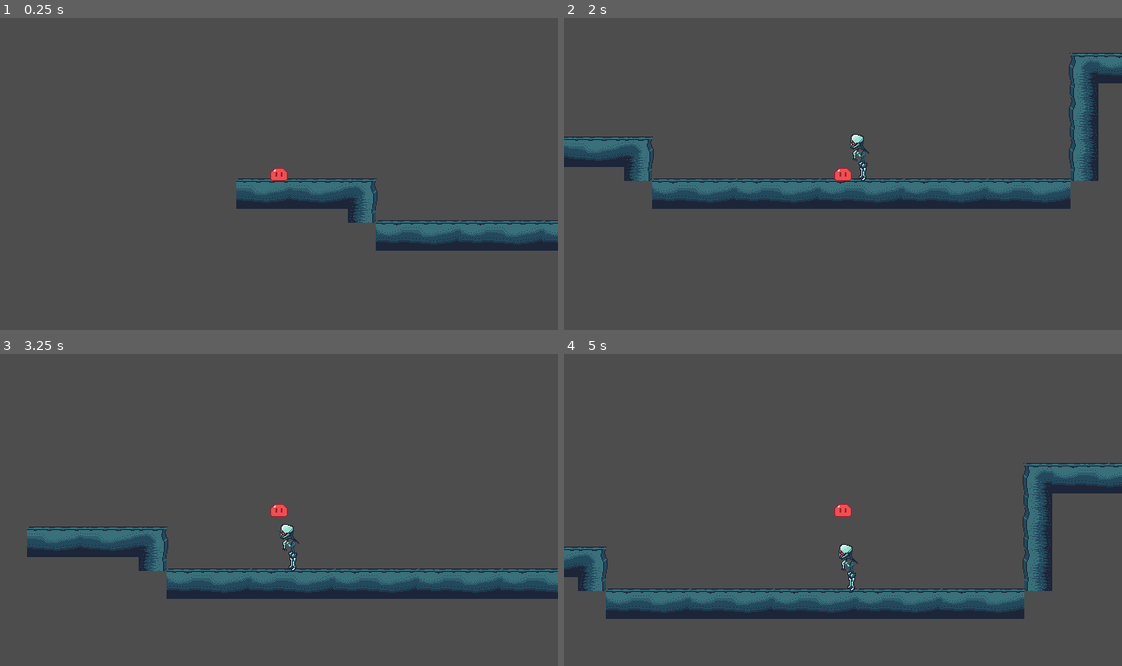
Above: before the commit, frames 1-4 (two rows, left to right).
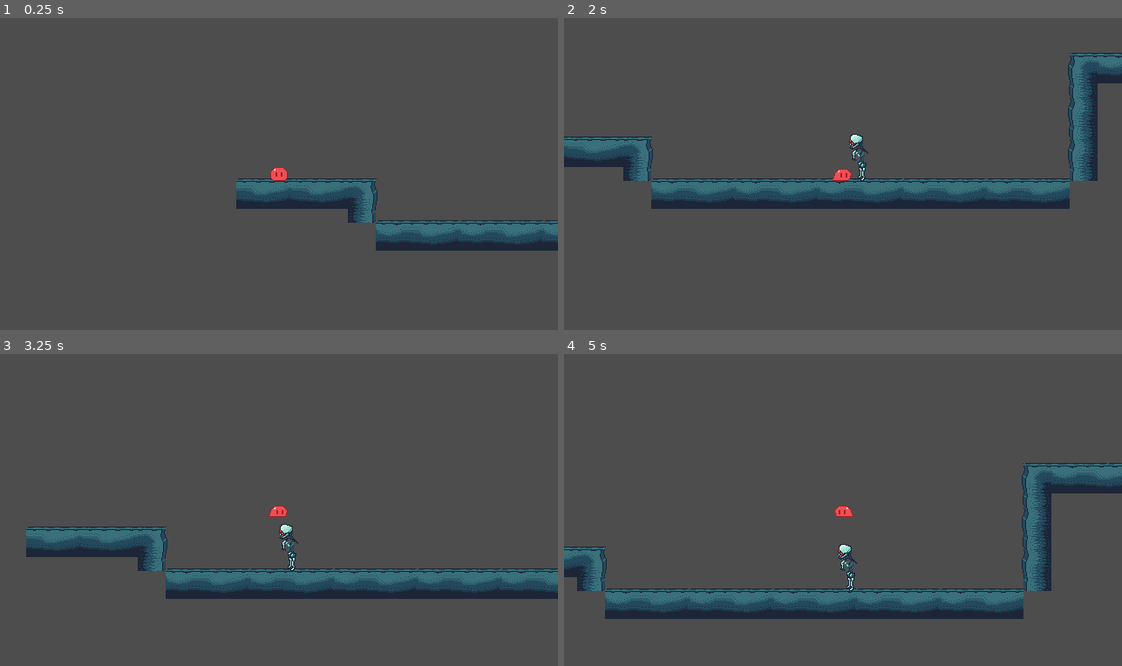
Above: after the commit, the same moments.

Repository: DejnarMan/Haven2026-Dejneka
Game: Godot game, scene res://root.tscn
Two runs of this game, one before a commit and one after it. Both use one fixed random seed, a clock stepped at 60 frames per second and the inputs below.
Inputs (mouse positions are in pixels of both pictures, inside the frame that each line leads up to):
- Up to frame 1 (0.25 s): no input
- Up to frame 2 (2 s): tap Enter at 0.5 s; move the mouse to (965, 158) at 0.52 s; hold D (right) from 0.53 s (still down); click (965, 158) at 0.6 s; tap Space (jump) at 0.77, 1.52 s; move the mouse to (731, 189) at 1.27 s; click (731, 189) at 1.35 s
- Up to frame 3 (3.25 s): move the mouse to (334, 441) at 2.02 s; release D (right) at 2.03 s; hold A (left) 2.03-2.78 s; click (334, 441) at 2.1 s; move the mouse to (251, 572) at 2.77 s; hold D (right) from 2.78 s (still down); click (251, 572) at 2.85 s; tap Space (jump) at 3.02 s
- Up to frame 4 (5 s): move the mouse to (1010, 556) at 3.52 s; click (1010, 556) at 3.6 s; tap Space (jump) at 3.77, 4.52 s; move the mouse to (675, 463) at 4.27 s; release D (right) at 4.28 s; hold A (left) from 4.28 s (still down); click (675, 463) at 4.35 s

The runs differ from the first frame. In frame 1, less than 0.1% of the frame differs, in the area x 48-52%, y 47-53%; in frame 2, 2.6%; in frame 3, 2.1%; in frame 4, 2.6%, in the area x 0-100%, y 34-85%.

Commit message:
Added animations

Diff:
--- a/slime.gd
+++ b/slime.gd
@@ -17,7 +17,6 @@
 			move_and_slide()
 			if get_slide_collision_count() > 0:
 				var collider = get_last_slide_collision()
-				print(collider.get_normal())
 				if not snapped(collider.get_normal().x,0.01) == 0:
 					velocity = velocity_now.bounce(collider.get_normal())
 
@@ -36,7 +35,12 @@
 			if Input.is_action_just_pressed("aim") and is_on_floor():
 				state = "Jumping"
 				starting_mouse_pos = get_global_mouse_position()
-#			if not is_on_floor
+			print(velocity)
+			if velocity.x == 0 and velocity.y == 0:
+				$AnimationPlayer.play("slime_idle")
+			if velocity.x > 0: $Icon.flip_h = false
+			elif velocity.x < 0: $Icon.flip_h = true
+			if velocity.x != 0 and is_on_floor(): $AnimationPlayer.play("moving_linear")
 		"Jumping":
 			mouse_pos = get_global_mouse_position()
 			mouse_vector = mouse_pos - starting_mouse_pos
@@ -46,7 +50,6 @@
 				if mouse_distance >= 20: mouse_distance = 20
 				velocity.y = mouse_vector.y * mouse_distance * JUMP_VELOCITY
 				velocity.x = mouse_vector.x * mouse_distance * JUMP_VELOCITY
-				print(velocity)
 				if encounter: state = "Encounter"
 				else: state = "Movement"
 		"Encounter":
--- a/slime.tscn
+++ b/slime.tscn
@@ -1,21 +1,80 @@
 [gd_scene format=3 uid="uid://bhyctoxdkruw4"]
 
 [ext_resource type="Script" uid="uid://x1ii2klft78c" path="res://slime.gd" id="1_5jc4t"]
-[ext_resource type="Texture2D" uid="uid://b3r3p4awbat1c" path="res://sprites/Sprite-0001.png" id="2_5jc4t"]
+[ext_resource type="Texture2D" uid="uid://cl7y2gwstau8r" path="res://sprites/SLime_all001.png" id="2_5jc4t"]
 
 [sub_resource type="CircleShape2D" id="CircleShape2D_vvh5c"]
-radius = 8.0
+radius = 7.0
+
+[sub_resource type="Animation" id="Animation_4l1t8"]
+length = 0.001
+tracks/0/type = "value"
+tracks/0/imported = false
+tracks/0/enabled = true
+tracks/0/path = NodePath("Icon:frame")
+tracks/0/interp = 1
+tracks/0/loop_wrap = true
+tracks/0/keys = {
+"times": PackedFloat32Array(0),
+"transitions": PackedFloat32Array(1),
+"update": 1,
+"values": [8]
+}
+
+[sub_resource type="Animation" id="Animation_5jc4t"]
+resource_name = "new_animation"
+length = 0.13333334
+loop_mode = 1
+tracks/0/type = "value"
+tracks/0/imported = false
+tracks/0/enabled = true
+tracks/0/path = NodePath("Icon:frame")
+tracks/0/interp = 1
+tracks/0/loop_wrap = true
+tracks/0/keys = {
+"times": PackedFloat32Array(-7.450581e-09, 0.033333324, 0.066666655, 0.1),
+"transitions": PackedFloat32Array(1, 1, 1, 1),
+"update": 1,
+"values": [16, 17, 18, 18]
+}
+
+[sub_resource type="Animation" id="Animation_ppcr1"]
+resource_name = "slime_idle"
+length = 0.13333334
+loop_mode = 1
+tracks/0/type = "value"
+tracks/0/imported = false
+tracks/0/enabled = true
+tracks/0/path = NodePath("Icon:frame")
+tracks/0/interp = 1
+tracks/0/loop_wrap = true
+tracks/0/keys = {
+"times": PackedFloat32Array(0, 0.033333335, 0.06666667, 0.10000001),
+"transitions": PackedFloat32Array(1, 1, 1, 1),
+"update": 1,
+"values": [8, 9, 10, 11]
+}
+
+[sub_resource type="AnimationLibrary" id="AnimationLibrary_jayke"]
+_data = {
+&"RESET": SubResource("Animation_4l1t8"),
+&"moving_linear": SubResource("Animation_5jc4t"),
+&"slime_idle": SubResource("Animation_ppcr1")
+}
 
 [node name="Slime" type="CharacterBody2D" unique_id=567918286]
 script = ExtResource("1_5jc4t")
 
 [node name="Icon" type="Sprite2D" parent="." unique_id=1430477584]
-position = Vector2(0, -9)
 texture = ExtResource("2_5jc4t")
-hframes = 4
+hframes = 8
+vframes = 8
+frame = 8
 
 [node name="CollisionShape2D" type="CollisionShape2D" parent="." unique_id=1323864298]
-position = Vector2(0, -1)
 shape = SubResource("CircleShape2D_vvh5c")
 
 [node name="Camera2D" type="Camera2D" parent="." unique_id=247721583]
+
+[node name="AnimationPlayer" type="AnimationPlayer" parent="." unique_id=1814898924]
+libraries/ = SubResource("AnimationLibrary_jayke")
Binary file added: sprites/SLime_all001.png
Not shown, changed: sprites/SLime_all001.png.import
Binary file removed: sprites/Sprite-0001.png
